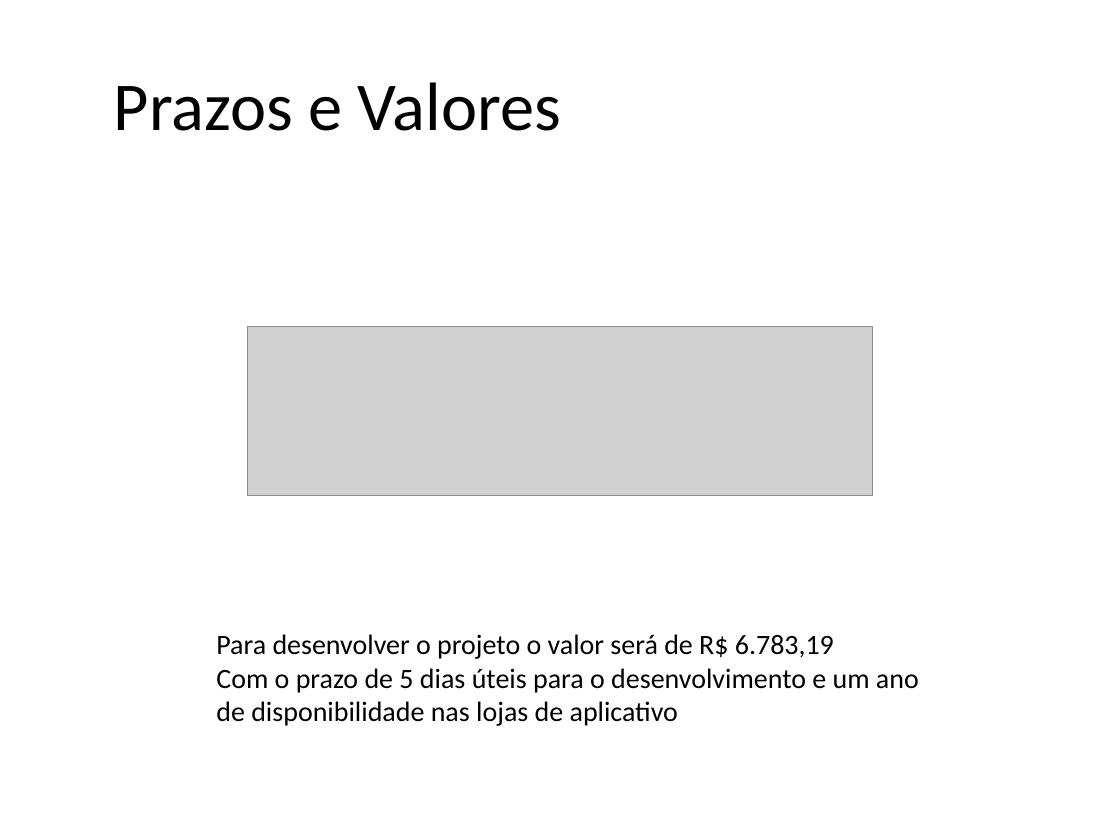
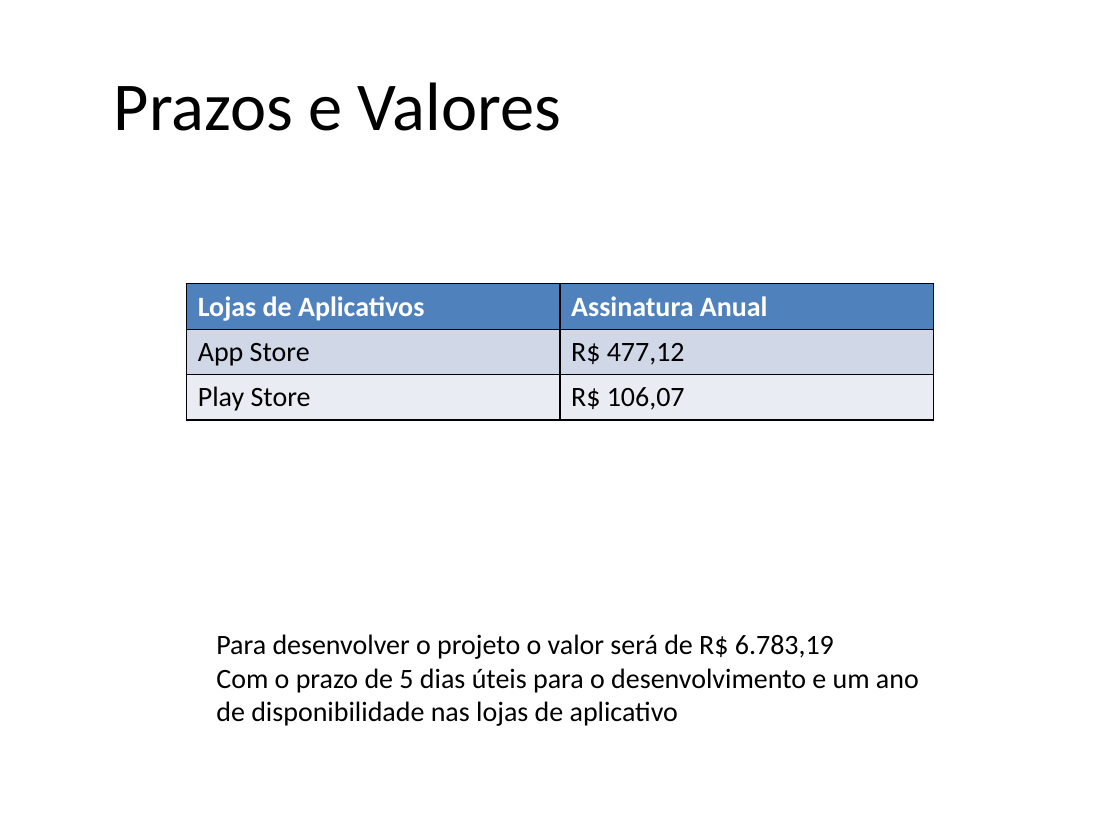
Before and after one commit to Cdsr99/ADS, a slide deck: slide 7 of 5 semestre/projeto de sistemas/combustivel/public/doc/Apresentação.pptx. Drawn at 1120x840 pixels with LibreOffice and Linux fonts; fonts in the diff are those of the drawing; grey boxes stand for pictures; background and template pictures are left out. Boxes give left, top, right and bottom in pixels: in the first picture for what was removed or moved away, otherwise in the second. Text is boxed around its words. In the diff, an @@ line names an element or a change of style, - is before the commit and + after.

```diff
--- a/5 semestre/projeto de sistemas/combustivel/public/doc/Apresentação.pptx
+++ b/5 semestre/projeto de sistemas/combustivel/public/doc/Apresentação.pptx
@@ table added at [187, 283, 933, 420], 3 rows, 2 columns @@
+Lojas de Aplicativos | Assinatura Anual
+App Store | R$ 477,12
+Play Store | R$ 106,07
@@ picture removed at [248, 327, 872, 496] @@
```
Also in this commit, not shown: 1 slide added, 1 slide removed, 1 other file.
